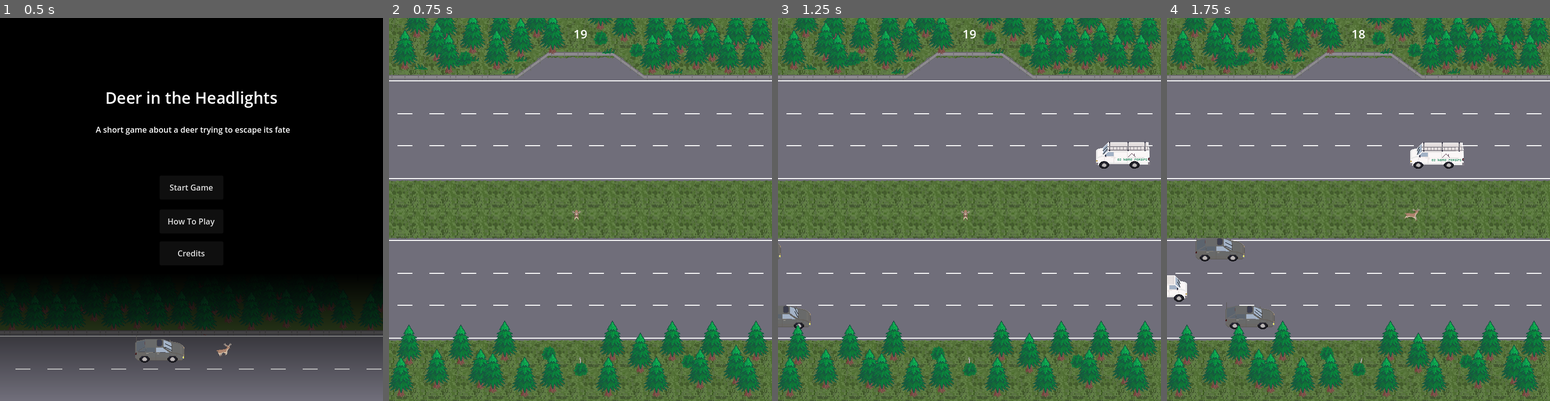
Above: before the commit, frames 1-4 (left to right).
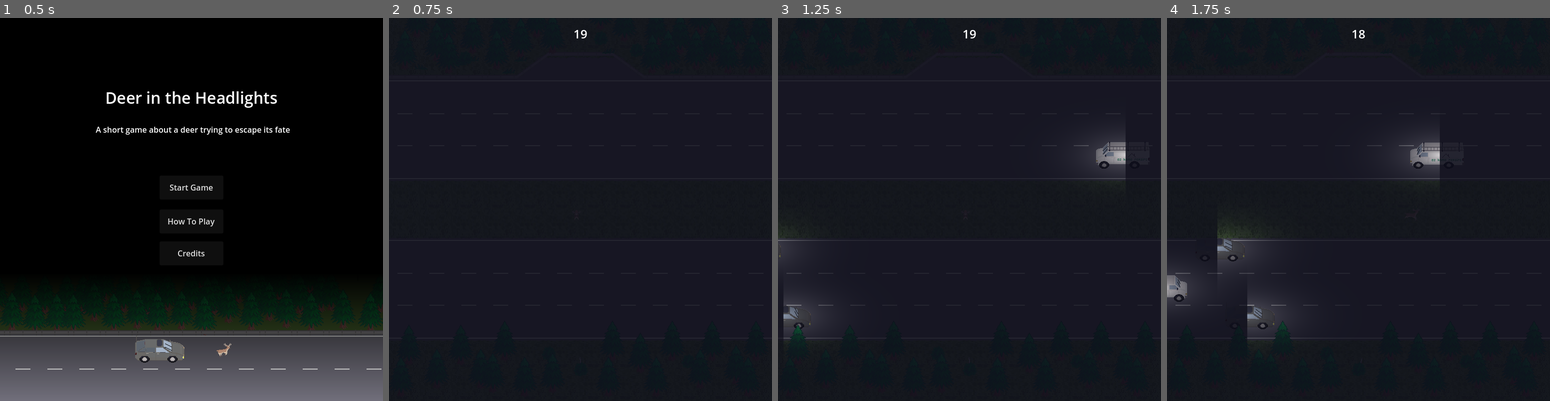
Above: after the commit, the same moments.

Repository: Pedro-T/deer-in-the-headlights
Game: Godot game, scene res://Main.tscn
Two runs of this game, one before a commit and one after it. Both use one fixed random seed, a clock stepped at 60 frames per second and the inputs below.
Inputs:
- Up to frame 1 (0.5 s): no input
- Up to frame 2 (0.75 s): click "Start Game" at 0.5 s
- Up to frame 3 (1.25 s): no input
- Up to frame 4 (1.75 s): hold D (move_right) from 1.28 s (still down)

Frame 1 is identical in both runs. In frame 2, 100% of the frame differs, in the area x 0-100%, y 0-100%; in frame 3, 100%; in frame 4, 100%.

Commit message:
add headlights to cars and global darkness

Diff:
--- a/deer-in-the-headlights/Main.tscn
+++ b/deer-in-the-headlights/Main.tscn
@@ -13,6 +13,7 @@
 [ext_resource type="PackedScene" uid="uid://crs4x04sgqv7i" path="res://overlay_screens/Screens.tscn" id="8_trn2v"]
 [ext_resource type="Script" uid="uid://cbohi6db1o0sh" path="res://game_success_trigger.gd" id="10_20pc6"]
 [ext_resource type="PackedScene" uid="uid://caiapp8k6gcx8" path="res://hunter/Hunter.tscn" id="11_5vvyt"]
+[ext_resource type="Shader" uid="uid://crd6tlxk2crci" path="res://nighttime.gdshader" id="13_c2ibq"]
 
 [sub_resource type="RectangleShape2D" id="RectangleShape2D_cm0pq"]
 resource_local_to_scene = true
@@ -25,6 +26,15 @@
 [sub_resource type="RectangleShape2D" id="RectangleShape2D_wkp8b"]
 size = Vector2(100, 20)
 
+[sub_resource type="ShaderMaterial" id="ShaderMaterial_j4qnp"]
+shader = ExtResource("13_c2ibq")
+shader_parameter/u_ambient_color = Color(0.05, 0.05, 0.1, 1)
+shader_parameter/u_headlight_range = 300.0
+shader_parameter/u_headlight_width_factor = 0.5
+shader_parameter/u_headlight_intensity = 0.8
+shader_parameter/u_num_cars = 0
+shader_parameter/u_car_data = PackedVector3Array(0, 0, 0, 0, 0, 0, 0, 0, 0, 0, 0, 0, 0, 0, 0, 0, 0, 0, 0, 0, 0, 0, 0, 0, 0, 0, 0, 0, 0, 0, 0, 0, 0, 0, 0, 0, 0, 0, 0, 0, 0, 0, 0, 0, 0, 0, 0, 0, 0, 0, 0, 0, 0, 0, 0, 0, 0, 0, 0, 0, 0, 0, 0, 0, 0, 0, 0, 0, 0, 0, 0, 0, 0, 0, 0, 0, 0, 0, 0, 0, 0, 0, 0, 0, 0, 0, 0, 0, 0, 0, 0, 0, 0, 0, 0, 0, 0, 0, 0, 0, 0, 0, 0, 0, 0, 0, 0, 0, 0, 0, 0, 0, 0, 0, 0, 0, 0, 0, 0, 0, 0, 0, 0, 0, 0, 0, 0, 0, 0, 0, 0, 0, 0, 0, 0, 0, 0, 0, 0, 0, 0, 0, 0, 0, 0, 0, 0, 0, 0, 0, 0, 0, 0, 0, 0, 0, 0, 0, 0, 0, 0, 0, 0, 0, 0, 0, 0, 0, 0, 0, 0, 0, 0, 0, 0, 0, 0, 0, 0, 0)
+
 [sub_resource type="LabelSettings" id="LabelSettings_lgr22"]
 font_size = 24
 
@@ -390,6 +400,15 @@
 
 [node name="Hunter-Bush" parent="Stage" instance=ExtResource("11_5vvyt")]
 position = Vector2(384, 704)
+
+[node name="Nighttime" type="ColorRect" parent="Stage"]
+visible = false
+material = SubResource("ShaderMaterial_j4qnp")
+anchors_preset = 15
+anchor_right = 1.0
+anchor_bottom = 1.0
+grow_horizontal = 2
+grow_vertical = 2
 
 [node name="InfoLabel" type="Label" parent="."]
 offset_right = 768.0
--- a/deer-in-the-headlights/game_manager.gd
+++ b/deer-in-the-headlights/game_manager.gd
@@ -8,6 +8,11 @@
 var screens: Screens
 var player: Player
 var hunter: Hunter
+var night_canvas: ColorRect
+var shader_material: ShaderMaterial
+var car_data: PackedVector3Array = []
+
+const MAX_CARS: int = 60 # for headlight calc
 
 func setup() -> void:
     game_timer.timeout.connect(game_over.bind(GameEnding.SHOT))
@@ -15,15 +20,45 @@
     screens.show_title()
 
 func _process(_delta: float) -> void:
+    if not shader_material:
+        shader_material = night_canvas.material as ShaderMaterial
+
+    _update_headlights()
+
     match state:
         GameState.PLAY:
             _update_timer_display()
+
+func _update_headlights() -> void:
+    var cars: Array[Node] = get_tree().get_nodes_in_group("vehicles")
+    var car_positions: Array[Vector3] = []
+    for car: Vehicle in cars:
+        if not is_instance_valid(car):
+            continue
+        if car is not Vehicle:
+            continue
+
+        var position: Vector2 = car.global_position
+        var direction: int = car.move_direction
+        var rotation: float = car.rotation
+        if direction == -1:
+            rotation += PI
+        var car_pos_rot: Vector3 = Vector3(position.x, position.y, rotation)
+        car_positions.append(car_pos_rot)
+        if car_positions.size() >= MAX_CARS:
+            break
+
+    shader_material.set_shader_parameter("u_num_cars", car_positions.size())
+    shader_material.set_shader_parameter("u_car_data", car_positions)
+
+
 
 func _update_timer_display() -> void:
     var time: int = floor(game_timer.time_left)
     info_label.text = "%02d" % time
 
 func start() -> void:
+    night_canvas.visible = true
     player.intro()
     hunter.assign_target(player)
     vehicle_spawner.start()
@@ -40,6 +75,7 @@
     game_timer.stop()
     firing_timer.stop()
     screens.show_game_over(ending)
+    night_canvas.visible = false
 
 func trigger_shot() -> void:
     hunter.fire()
--- a/deer-in-the-headlights/main.gd
+++ b/deer-in-the-headlights/main.gd
@@ -8,4 +8,5 @@
     GameManager.screens = $Screens
     GameManager.player = $Stage/PlayerContainer/Player
     GameManager.hunter = $"Stage/Hunter-Bush"
+    GameManager.night_canvas = $Stage/Nighttime
     GameManager.setup()
--- /dev/null
+++ b/deer-in-the-headlights/nighttime.gdshader
@@ -0,0 +1,49 @@
+shader_type canvas_item;
+
+uniform vec4 u_ambient_color : source_color = vec4(0.05, 0.05, 0.1, 1.0);
+uniform float u_headlight_range = 300.0;
+uniform float u_headlight_width_factor = 0.5;
+uniform float u_headlight_intensity = 0.8;
+
+uniform sampler2D SCREEN_TEXTURE : hint_screen_texture, filter_linear_mipmap;
+
+#define MAX_CARS 60
+uniform int u_num_cars = 0;
+uniform vec3 u_car_data[MAX_CARS];
+
+void fragment() {
+    vec4 base_color = texture(SCREEN_TEXTURE, SCREEN_UV);
+    vec4 final_color = mix(base_color, u_ambient_color, 0.9);
+    vec2 current_pixel_pos = FRAGCOORD.xy;
+    float total_light_contribution = 0.0;
+
+    for (int i = 0; i < u_num_cars; i++) {
+        vec3 car_data = u_car_data[i];
+        vec2 car_pos = car_data.xy;
+        float car_rot = car_data.z;
+
+        vec2 relative_pos = current_pixel_pos - car_pos;
+
+        mat2 rot_matrix = mat2(
+            vec2(cos(car_rot), -sin(car_rot)),
+            vec2(sin(car_rot), cos(car_rot))
+        );
+        vec2 rotated_pos = rot_matrix * relative_pos;
+
+        float compressed_y = rotated_pos.y / u_headlight_width_factor;
+
+        float directional_dist = length(vec2(rotated_pos.x, compressed_y));
+
+        if (rotated_pos.x > 0.0 && directional_dist < u_headlight_range) {
+
+            float falloff = 1.0 - (directional_dist / u_headlight_range);
+
+            float light_falloff = pow(falloff, 4.0);
+
+            total_light_contribution += light_falloff * u_headlight_intensity;
+        }
+    }
+
+    total_light_contribution = clamp(total_light_contribution, 0.0, 1.0);
+    COLOR = mix(final_color, base_color, total_light_contribution);
+}
--- a/deer-in-the-headlights/stage/traffic/vehicle_spawn_node.gd
+++ b/deer-in-the-headlights/stage/traffic/vehicle_spawn_node.gd
@@ -12,6 +12,7 @@
     vehicle.global_position = self.global_position
     vehicle.setup(sprite, variant, 1 if direction == SpawnDirection.RIGHT else -1, speed)
     add_sibling(vehicle)
+    vehicle.add_to_group("vehicles")
     _enter_cooldown(sprite.get_frame_texture(variant, 0).get_size().x / speed * 1.1)
 
 func _enter_cooldown(time: float) -> void:
Not shown: 1 places in deer-in-the-headlights/Main.tscn that only renumber resources
Not shown, added: deer-in-the-headlights/nighttime.gdshader.uid
